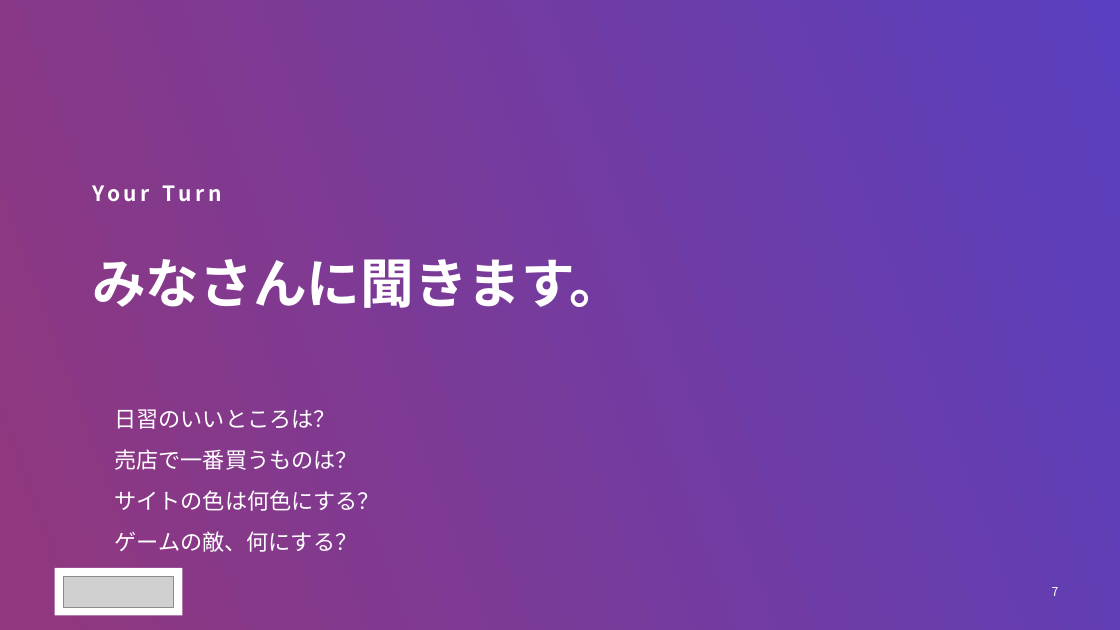
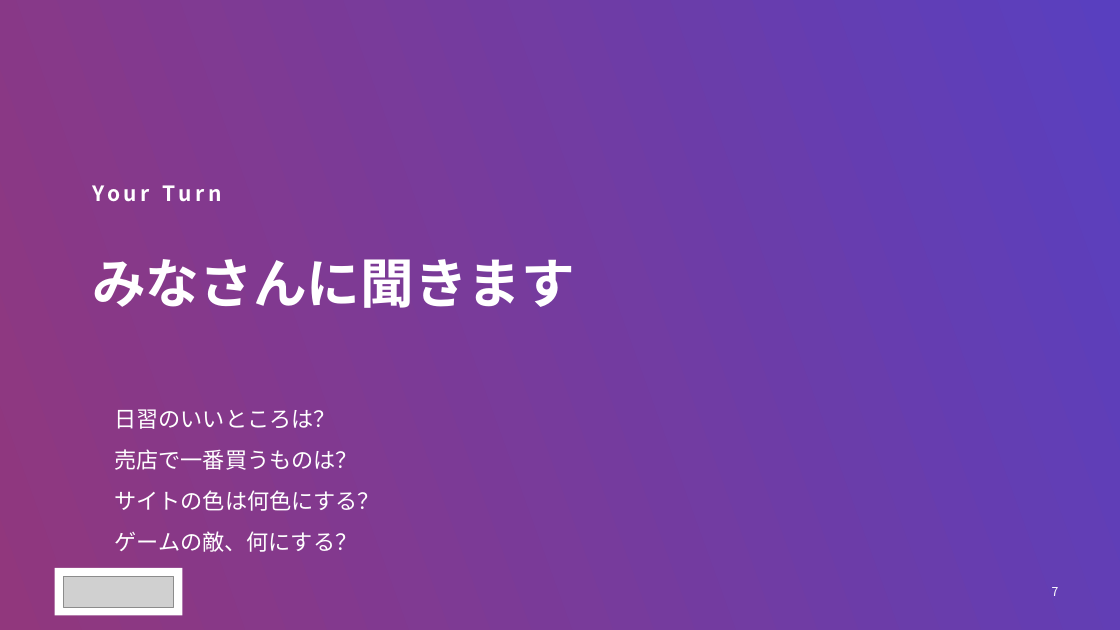
Before and after one commit to yutakaJssst/narashino-visit-1, a slide deck: slide 7 of slides/nichinara20260908.pptx. Drawn at 1120x630 pixels with LibreOffice and Linux fonts; fonts in the diff are those of the drawing; grey boxes stand for pictures. Boxes give left, top, right and bottom in pixels: in the first picture for what was removed or moved away, otherwise in the second. Text is boxed around its words. In the diff, an @@ line names an element or a change of style, - is before the commit and + after.

```diff
--- a/slides/nichinara20260908.pptx
+++ b/slides/nichinara20260908.pptx
@@ text at bbox=[92, 259, 575, 308]: text changed @@
-みなさんに聞きます。
+みなさんに聞きます
```
Also in this commit, not shown: 15 other slides changed, 2 other files.
